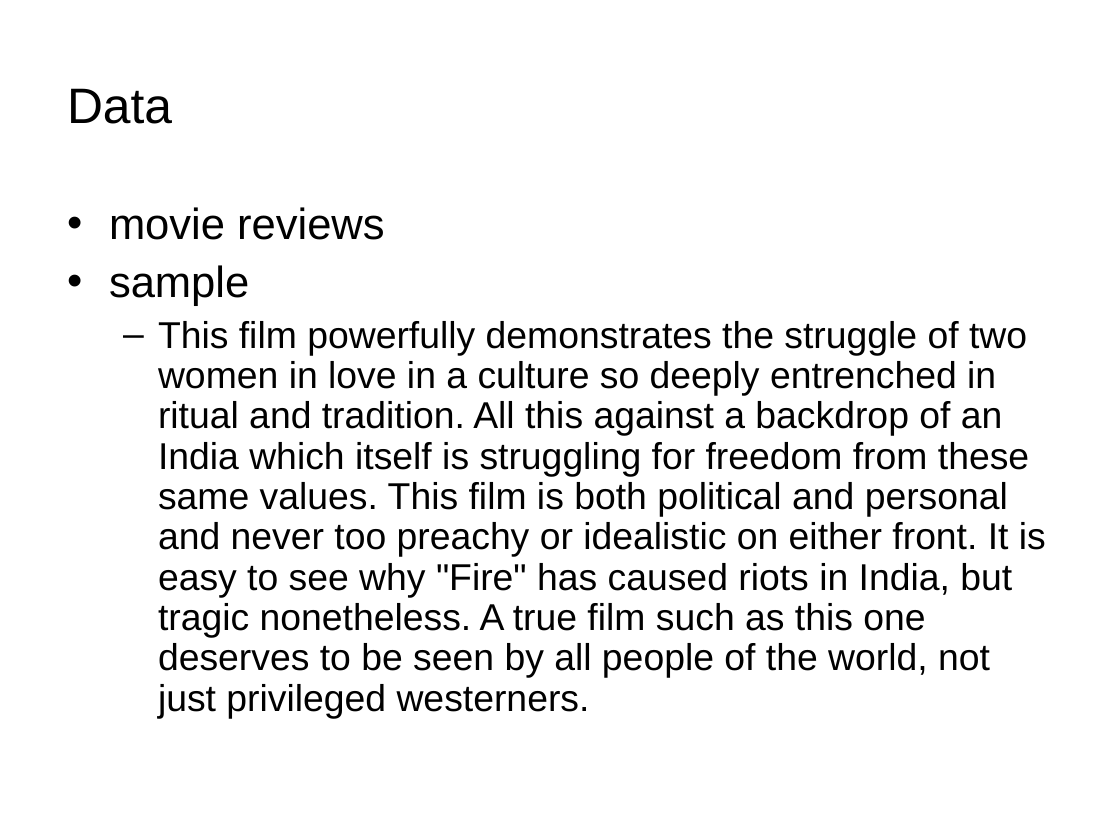
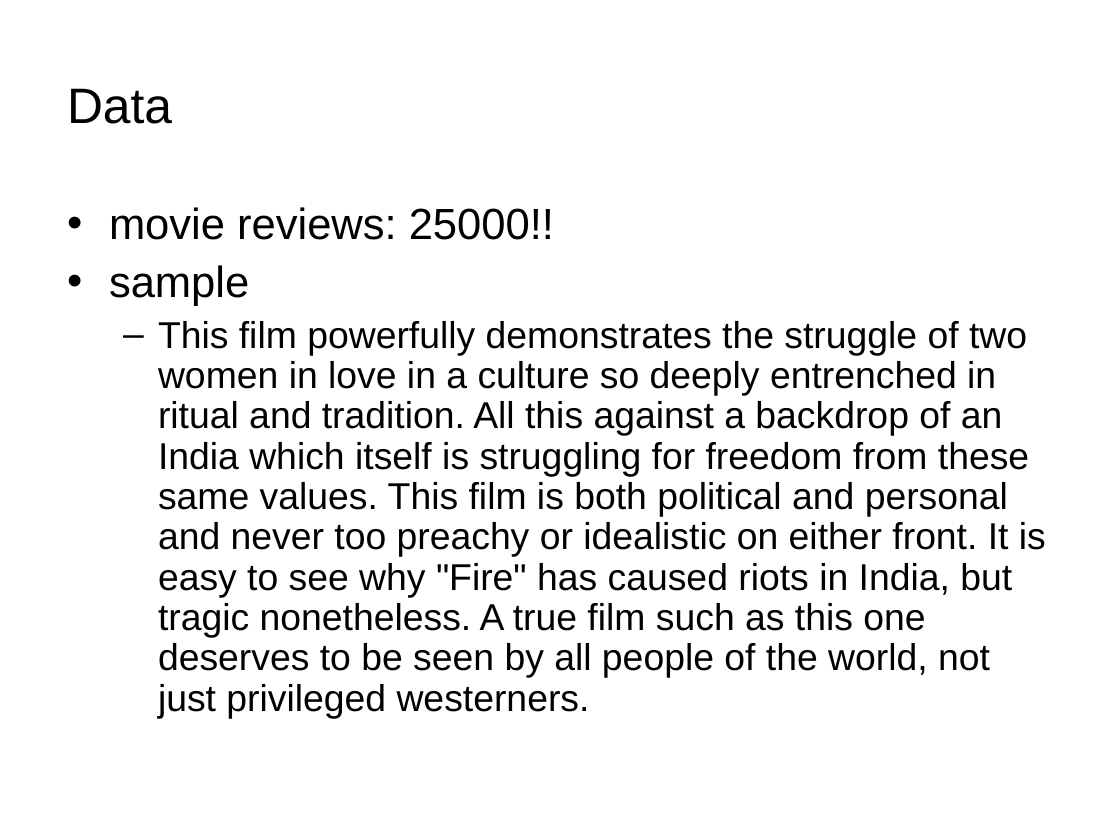
Before and after one commit to Azure22/cs686dm-final, a slide deck: slide 4 of Presentation.ppt. Drawn at 1120x840 pixels with LibreOffice and Linux fonts; fonts in the diff are those of the drawing. Boxes give left, top, right and bottom in pixels: in the first picture for what was removed or moved away, otherwise in the second. Text is boxed around its words. In the diff, an @@ line names an element or a change of style, - is before the commit and + after.

Commit message:
modify presentation

```diff
--- a/Presentation.ppt
+++ b/Presentation.ppt
@@ text at [109,207,554,240]: text changed @@
-• movie reviews
+• movie reviews: 25000!!
```
Also in this commit, not shown: 2 slides added, 1 slide removed.
